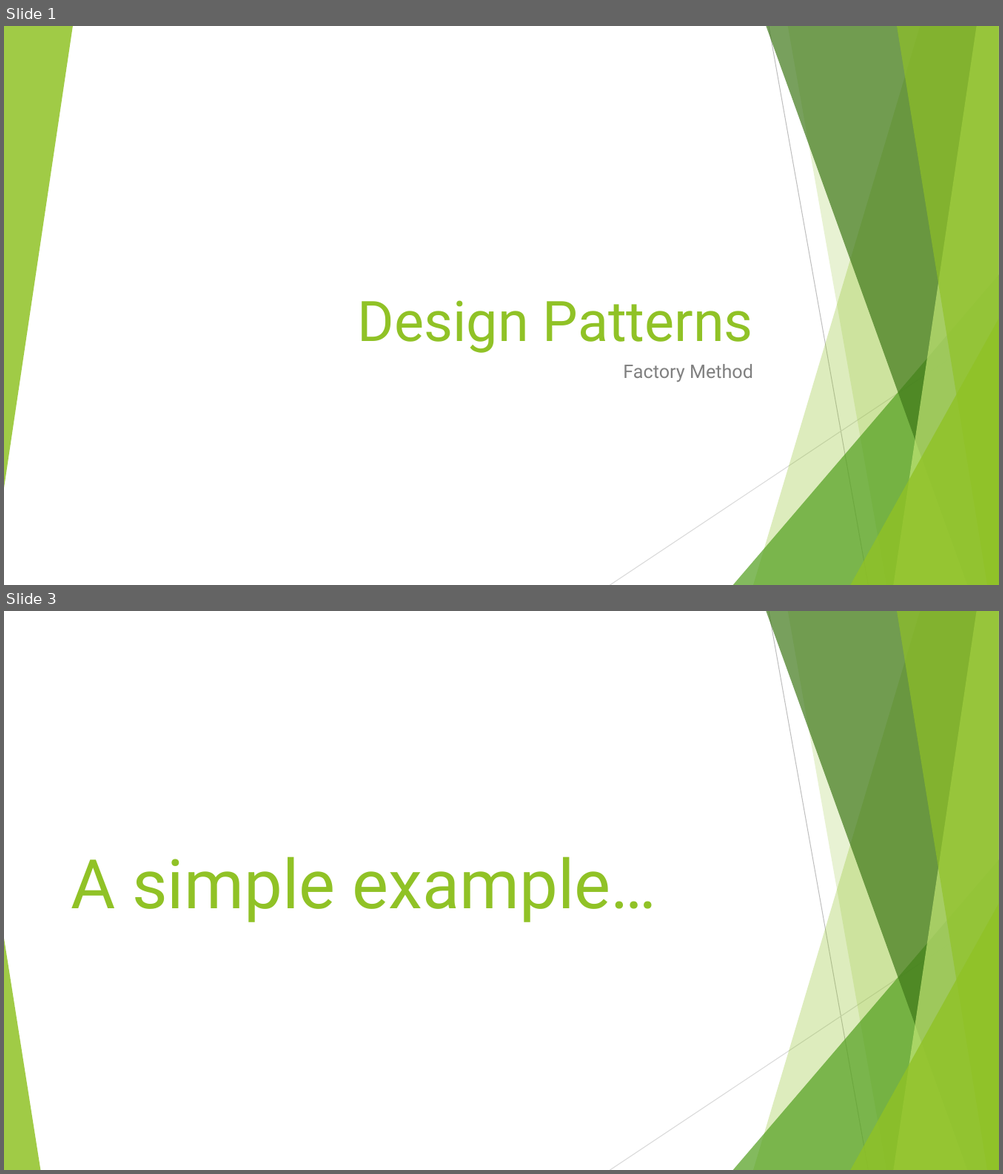
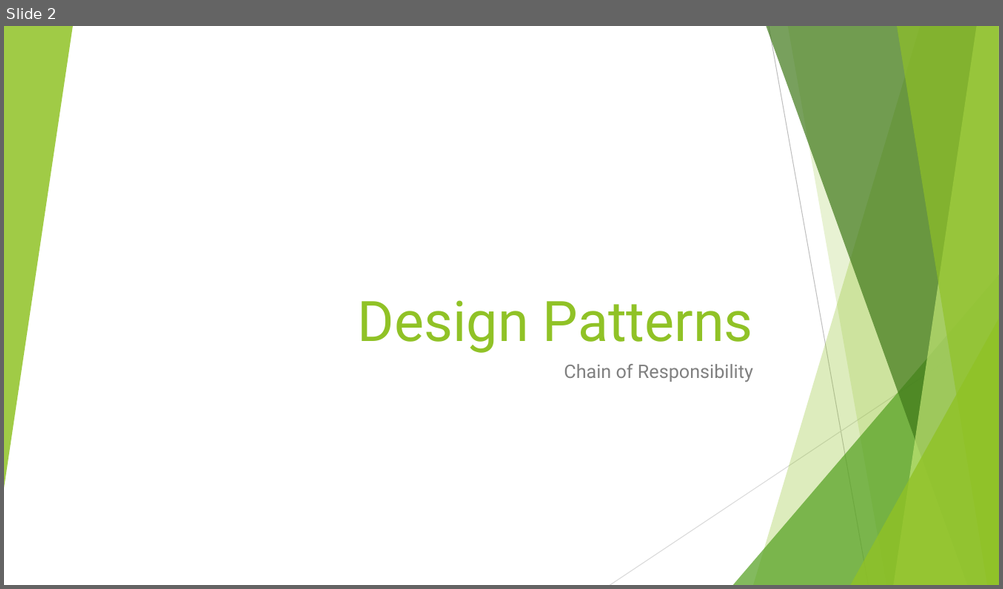
Before and after one commit to cmelende/Design-Patterns, a slide deck: Notes/Powerpoints/Chain Of Responsibility.pptx. Shown one above the other, each under a label of ours: slides 1 and 3 before the commit, slide 2 after it; the slides between them are not shown. The pictures are 1003x1174 and 1003x589 pixels, drawn with LibreOffice and Linux fonts; fonts in the diff are those of the drawing. Boxes give left, top, right and bottom in pixels: in the first picture for what was removed or moved away, otherwise in the second. Text is boxed around its words. In the diff, an @@ line names an element or a change of style, - is before the commit and + after.

```diff
--- a/Notes/Powerpoints/Chain Of Responsibility.pptx
+++ b/Notes/Powerpoints/Chain Of Responsibility.pptx
@@ slide 3 removed at (4,611,999,1170), background #FFFFFF; not listed: 9 template elements that a slide beside it also shows @@
@@ title removed at (71,857,656,923) @@
-A simple example…
@@ triangle removed at (4,939,40,1170) @@
@@ what was slide 1 is now slide 2 @@
@@ slide 2 changed as well @@
@@ subtitle at (563,364,753,383): text changed @@
-Factory Method
+Chain of Responsibility
```
Also in this commit, not shown: 2 other slides changed, 2 slides added, 3 other slides removed.
